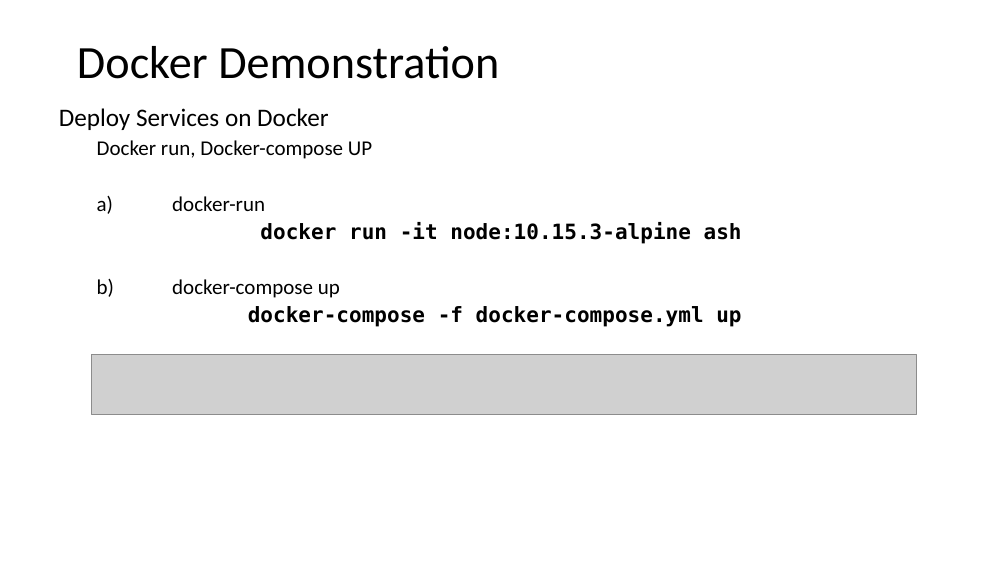
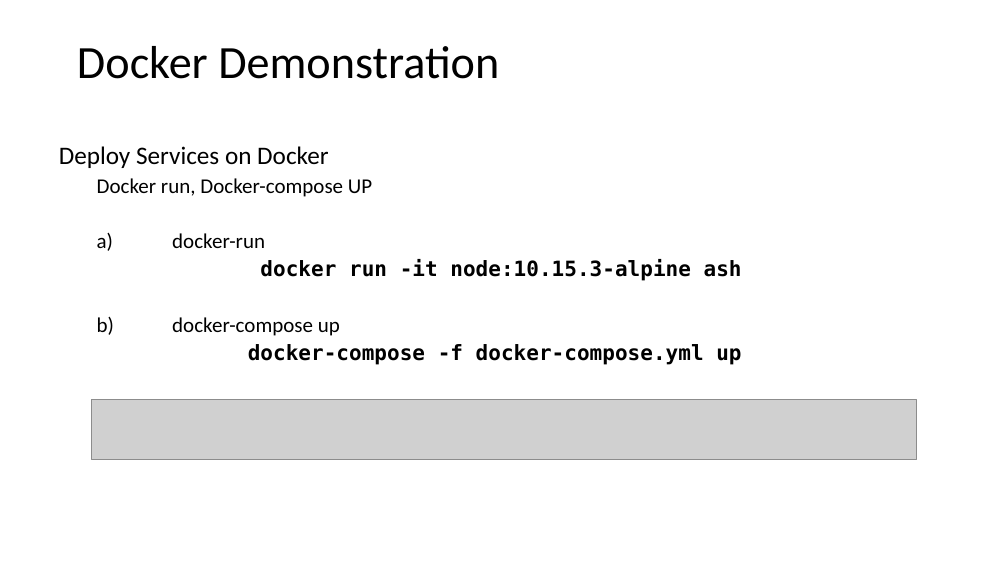
Before and after one commit to jhuopensource/meandemo, a slide deck: slide 19 of Containerization.pptx. Drawn at 1008x567 pixels with LibreOffice and Linux fonts; fonts in the diff are those of the drawing; grey boxes stand for pictures. Boxes give left, top, right and bottom in pixels: in the first picture for what was removed or moved away, otherwise in the second. Text is boxed around its words. In the diff, an @@ line names an element or a change of style, - is before the commit and + after.

```diff
--- a/Containerization.pptx
+++ b/Containerization.pptx
@@ text "Deploy Services on Docker": place and size @@
-text "Deploy Services on Docker" at (59,108,742,327)
+text "Deploy Services on Docker" at (59,146,742,365)
@@ picture: place and size @@
-picture at (91,355,917,414)
+picture at (91,399,917,459)
```
Also in this commit, not shown: 4 other slides changed, 1 other file.
